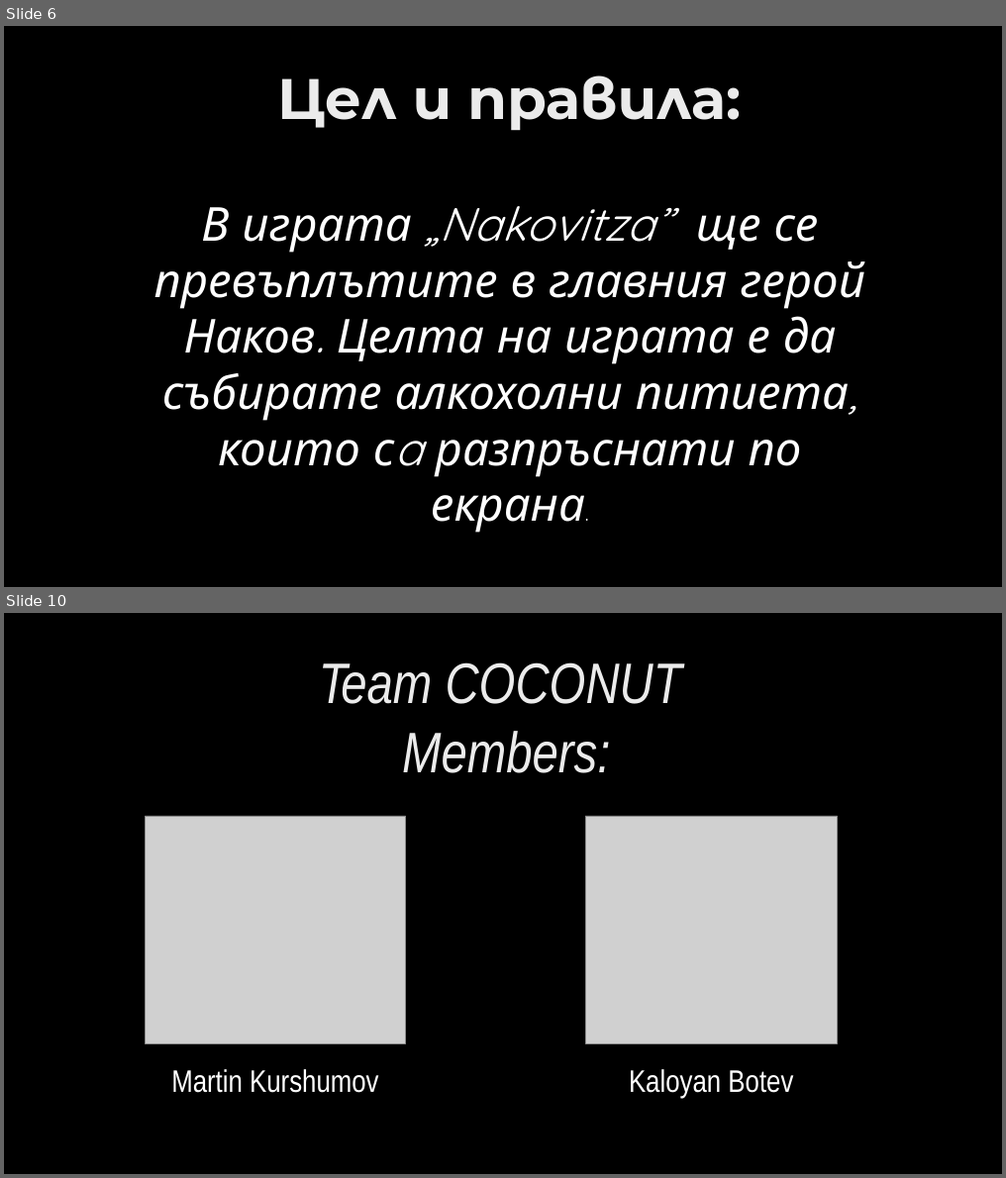
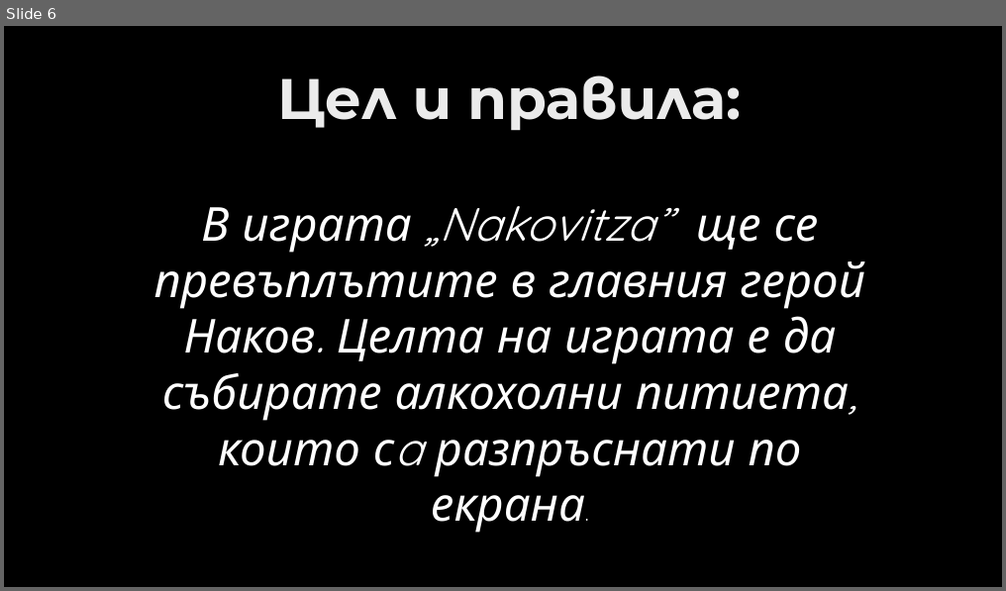
Before and after one commit to GeorgiBoykov/TEAM-COCONUT, a slide deck: NakovitzaPresentation.pptx. Shown one above the other, each under a label of ours: slides 6 and 10 before the commit, slide 6 after it; the slides between them are not shown. The pictures are 1006x1178 and 1006x591 pixels, drawn with LibreOffice and Linux fonts; fonts in the diff are those of the drawing; grey boxes stand for pictures; background and template pictures are left out. Boxes give left, top, right and bottom in pixels: in the first picture for what was removed or moved away, otherwise in the second. Text is boxed around its words. In the diff, an @@ line names an element or a change of style, - is before the commit and + after.

```diff
--- a/NakovitzaPresentation.pptx
+++ b/NakovitzaPresentation.pptx
@@ slide 10 removed at <box>4,613,1002,1174</box>, background picture (left out) @@
@@ title removed at <box>319,663,682,773</box> @@
-Team COCONUT
-Members:
@@ picture removed at <box>145,816,405,1044</box> @@
@@ picture removed at <box>586,816,838,1044</box> @@
@@ text removed at <box>171,1069,378,1093</box> @@
-Martin Kurshumov
@@ text removed at <box>629,1069,793,1098</box> @@
-Kaloyan Botev
```
Also in this commit, not shown: 4 slides changed.
